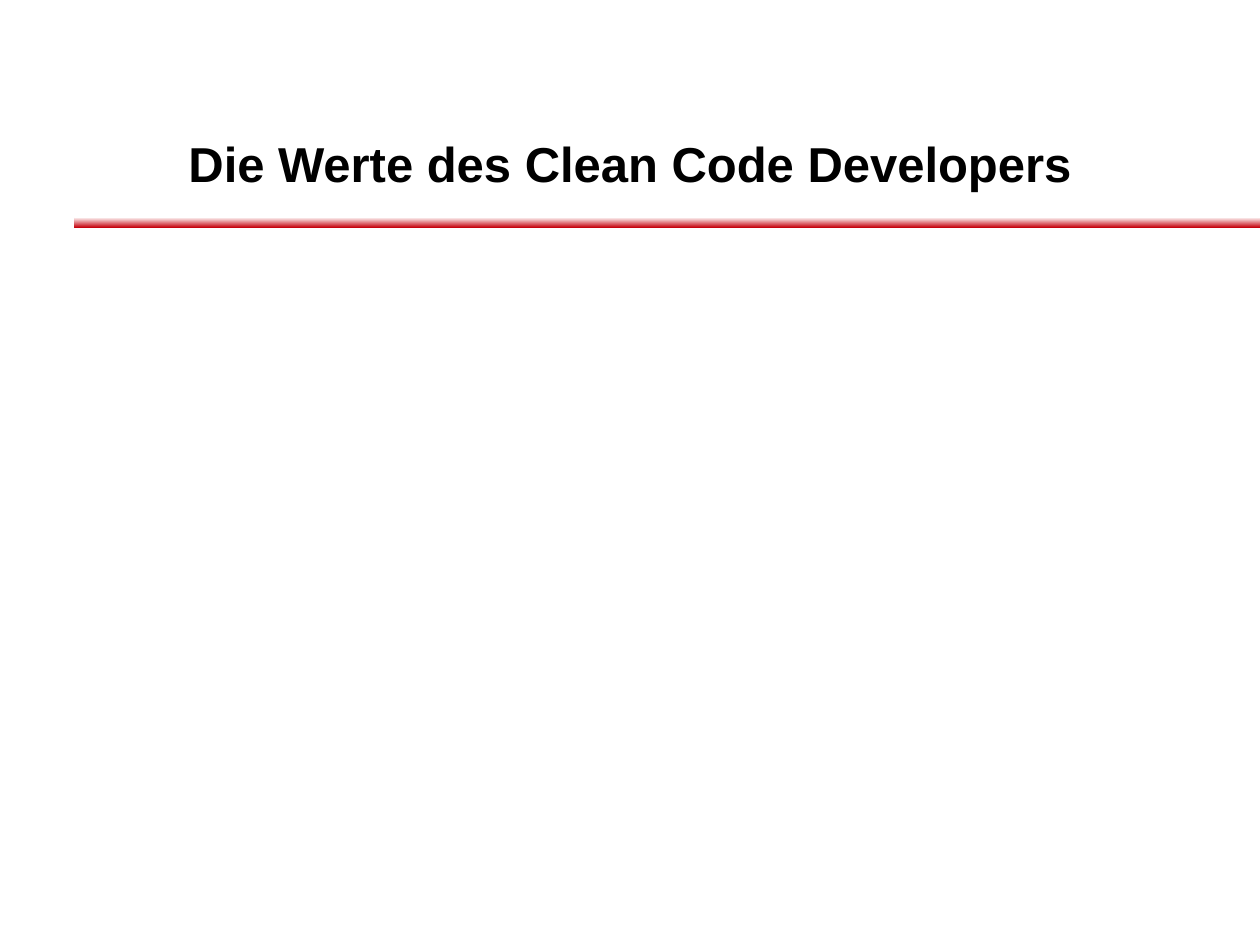
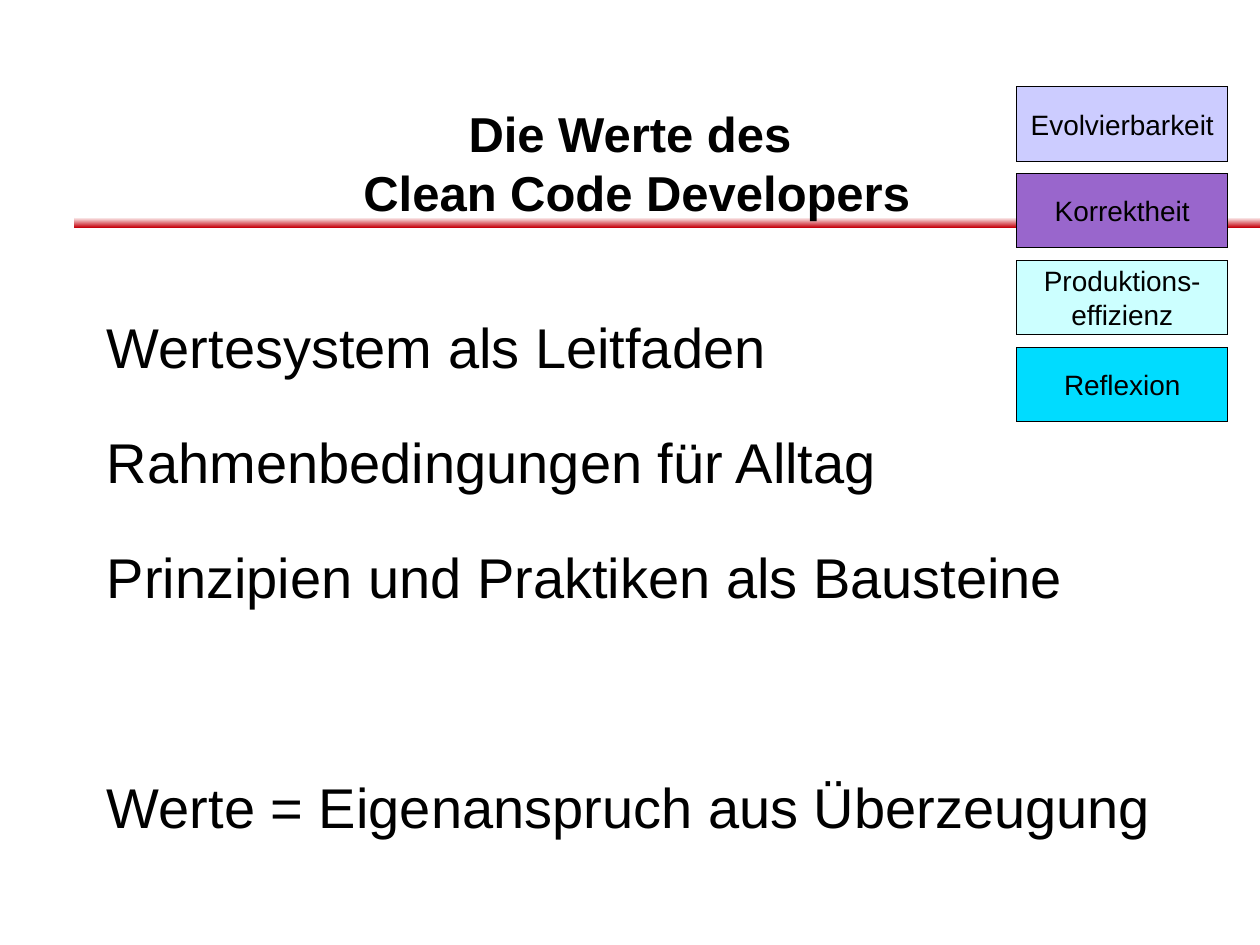
Before and after one commit to dlindner/vorlesung-se2-dhbw, a slide deck: slide 23 of added_2012/Clean Code Developer.odp. Drawn at 1260x945 pixels with LibreOffice and Linux fonts; fonts in the diff are those of the drawing; background and template pictures are left out. Boxes give left, top, right and bottom in pixels: in the first picture for what was removed or moved away, otherwise in the second. Text is boxed around its words. In the diff, an @@ line names an element or a change of style, - is before the commit and + after.

Commit message:
Details zu den Werten und Graden

```diff
--- a/added_2012/Clean Code Developer.odp
+++ b/added_2012/Clean Code Developer.odp
@@ title "Die Werte des Clean Code ..." rewrapped from [188, 146, 1072, 192] to [363, 116, 910, 221] @@
@@ rectangle added at [1017, 87, 1227, 161], fill #CCCCFF, outline #000000 0 pt, 16 pt, text #000000 @@
+Evolvierbarkeit
@@ rectangle added at [1017, 174, 1227, 248], fill #9966CC, outline #000000 0 pt, 16 pt, text #000000 @@
+Korrektheit
@@ rectangle added at [1017, 261, 1227, 335], fill #CCFFFF, outline #000000 0 pt, 16 pt, text #000000 @@
+Produktions-
+effizienz
@@ text added at [107, 327, 1150, 838], 32 pt, text #000000 @@
+Wertesystem als Leitfaden
+Rahmenbedingungen für Alltag
+Prinzipien und Praktiken als Bausteine
+Werte = Eigenanspruch aus Überzeugung
@@ rectangle added at [1017, 348, 1227, 422], fill #00DCFF, outline #000000 0 pt, 16 pt, text #000000 @@
+Reflexion
```
Also in this commit, not shown: 2 other slides changed, 7 slides added, 4 slides removed.
